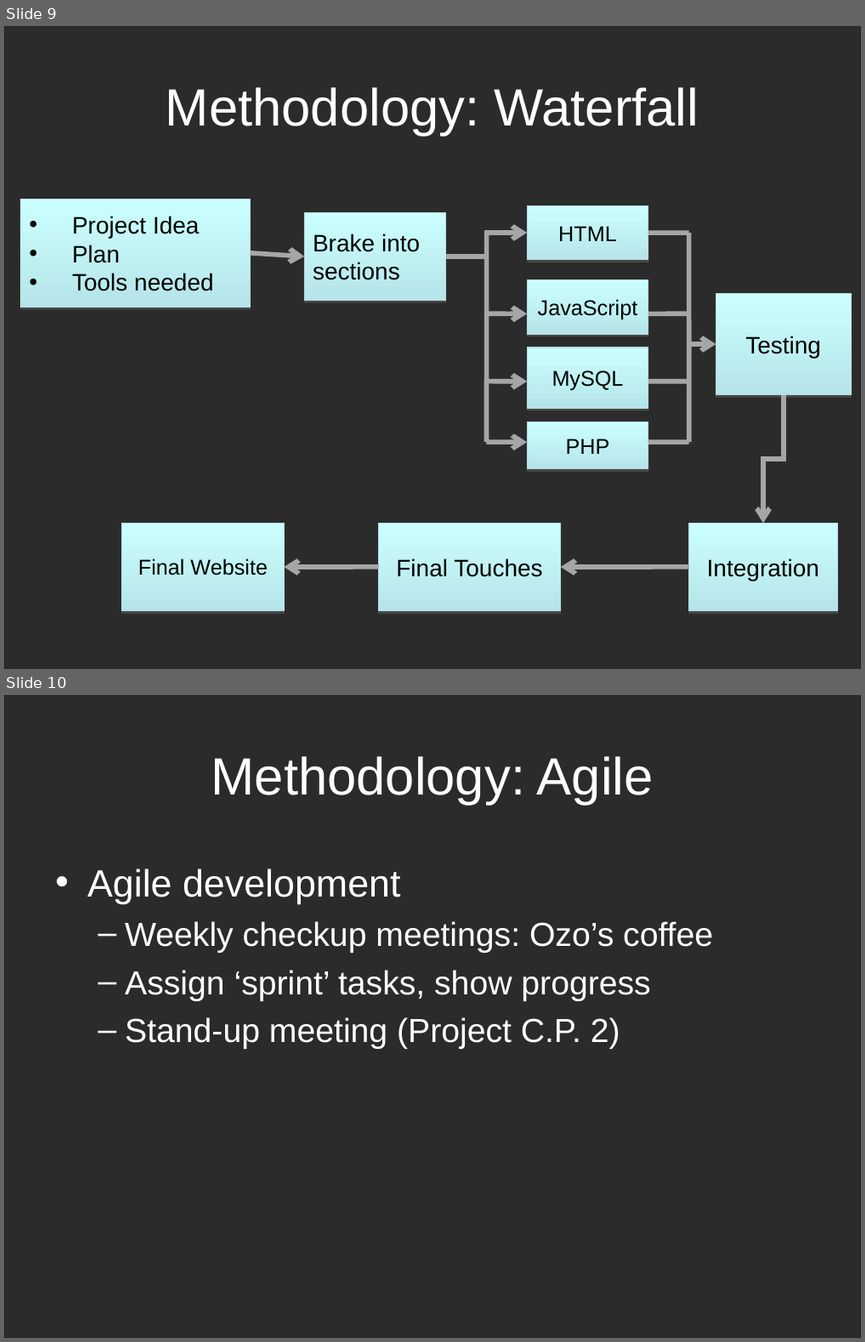
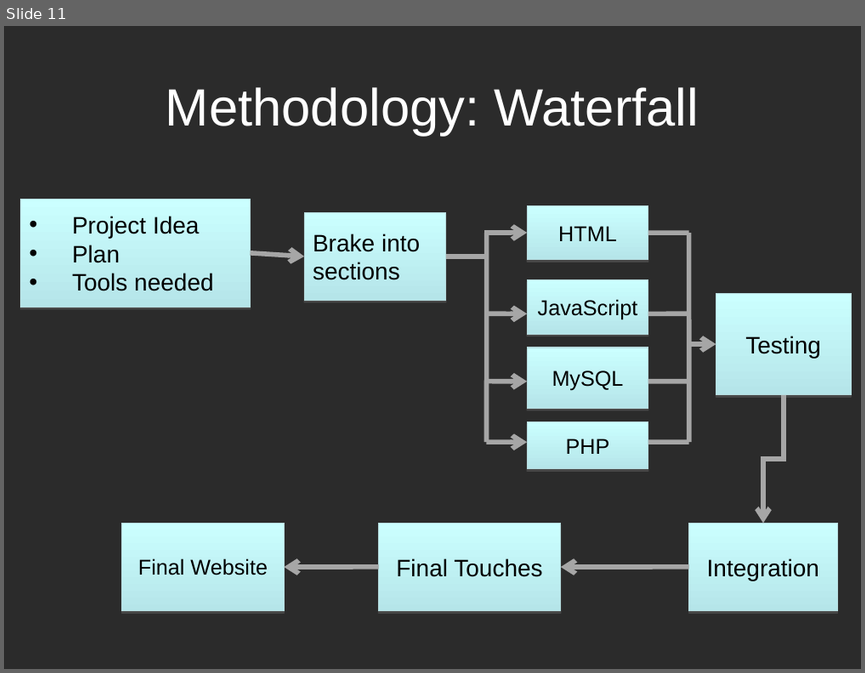
Before and after one commit to leif-waldner/Software3308-Group1, a slide deck: FinalSubmission/ProjectFinal/GeoReport_Part5.ppt. Shown one above the other, each under a label of ours: slides 9 and 10 before the commit, slide 11 after it. The pictures are 865x1342 and 865x673 pixels, drawn with LibreOffice and Linux fonts; fonts in the diff are those of the drawing; background and template pictures are left out; a plain dark background stands for a picture behind light text. Boxes give left, top, right and bottom in pixels: in the first picture for what was removed or moved away, otherwise in the second. Text is boxed around its words. In the diff, an @@ line names an element or a change of style, - is before the commit and + after.

```diff
--- a/FinalSubmission/ProjectFinal/GeoReport_Part5.ppt
+++ b/FinalSubmission/ProjectFinal/GeoReport_Part5.ppt
@@ slide 10 removed at (4,695,861,1338), background picture (left out) @@
@@ title removed at (211,756,653,805) @@
-Methodology: Agile
@@ text removed at (87,868,713,1049) @@
-• Agile development
-  – Weekly checkup meetings: Ozo’s coffee
-  – Assign ‘sprint’ tasks, show progress
-  – Stand-up meeting (Project C.P. 2)
@@ what was slide 9 is now slide 11 @@
```
Also in this commit, not shown: 1 slide changed, 2 slides added.
